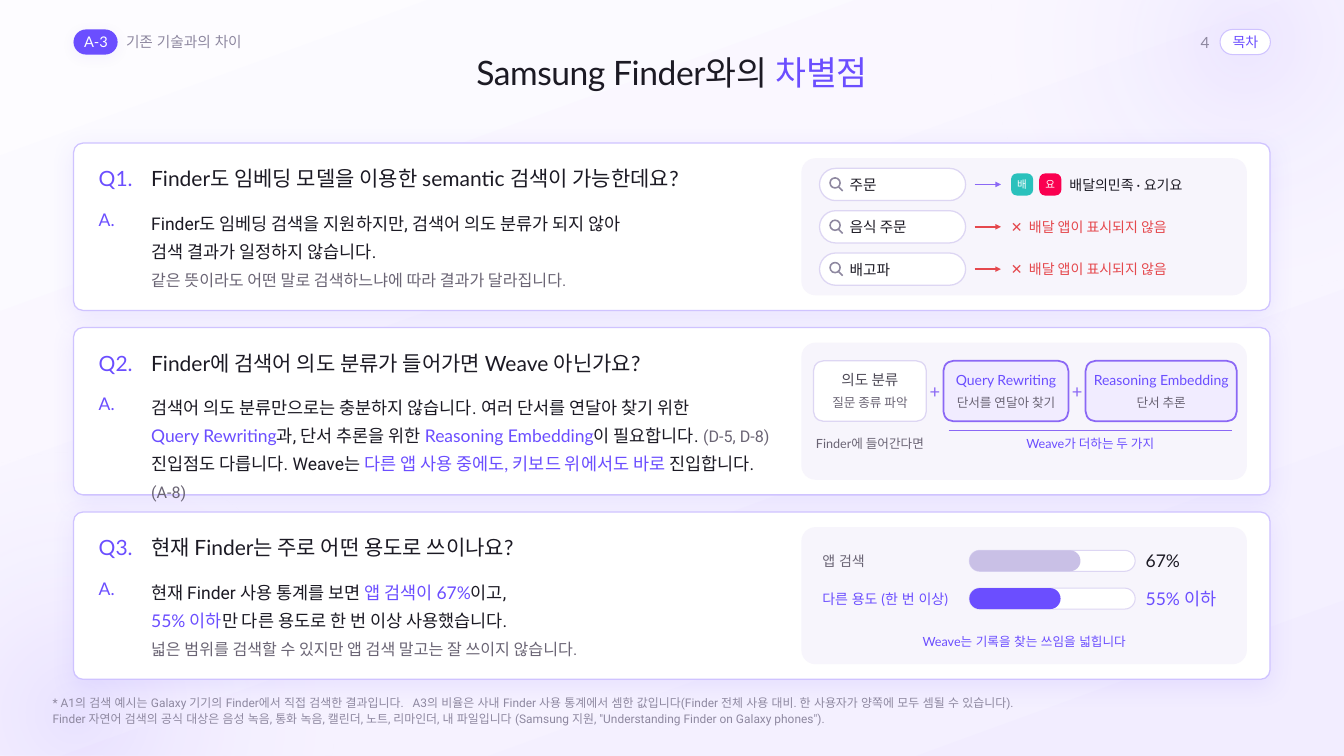
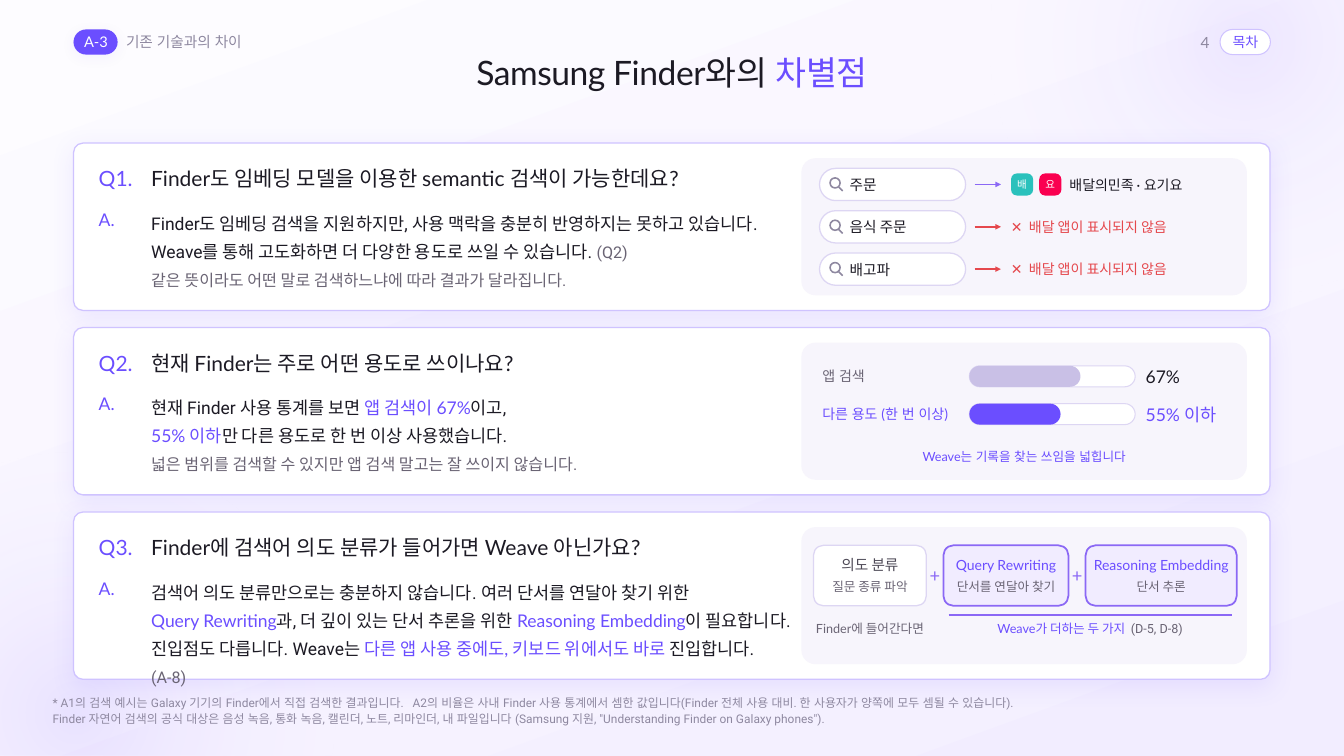
Before and after one commit to gnueaj/t3, a slide deck: slide 4 of weave/결선준비/통합본_Claude/Weave_Appendix_Claude.pptx. Drawn at 1344x756 pixels with LibreOffice and Linux fonts; fonts in the diff are those of the drawing. Boxes give left, top, right and bottom in pixels: in the first picture for what was removed or moved away, otherwise in the second. Text is boxed around its words. In the diff, an @@ line names an element or a change of style, - is before the commit and + after.

```diff
--- a/weave/결선준비/통합본_Claude/Weave_Appendix_Claude.pptx
+++ b/weave/결선준비/통합본_Claude/Weave_Appendix_Claude.pptx
@@ text at (151, 215, 758, 262): text changed @@
-Finder도 임베딩 검색을 지원하지만, 검색어 의도 분류가 되지 않아
-검색 결과가 일정하지 않습니다.
+Finder도 임베딩 검색을 지원하지만, 사용 맥락을 충분히 반영하지는 못하고 있습니다.
+Weave를 통해 고도화하면 더 다양한 용도로 쓰일 수 있습니다. (Q2)
@@ 7 texts, 4 rounded rectangles: place and size @@
-7 texts, 4 rounded rectangles at (151, 537, 1216, 657)
+7 texts, 4 rounded rectangles at (151, 353, 1216, 472)
@@ text at (151, 612, 791, 630): text changed @@
-Query Rewriting과, 단서 추론을 위한 Reasoning Embedding이 필요합니다. (D-5, D-8)
+Query Rewriting과, 더 깊이 있는 단서 추론을 위한 Reasoning Embedding이 필요합니다.
@@ 11 texts, 3 rounded rectangles, 1 line: place and size @@
-11 texts, 3 rounded rectangles, 1 line at (151, 353, 1237, 472)
+11 texts, 3 rounded rectangles, 1 line at (151, 537, 1237, 657)
@@ text at (997, 622, 1183, 636): text changed @@
-Weave가 더하는 두 가지
+Weave가 더하는 두 가지 (D-5, D-8)
```
Also in this commit, not shown: 8 other files.
